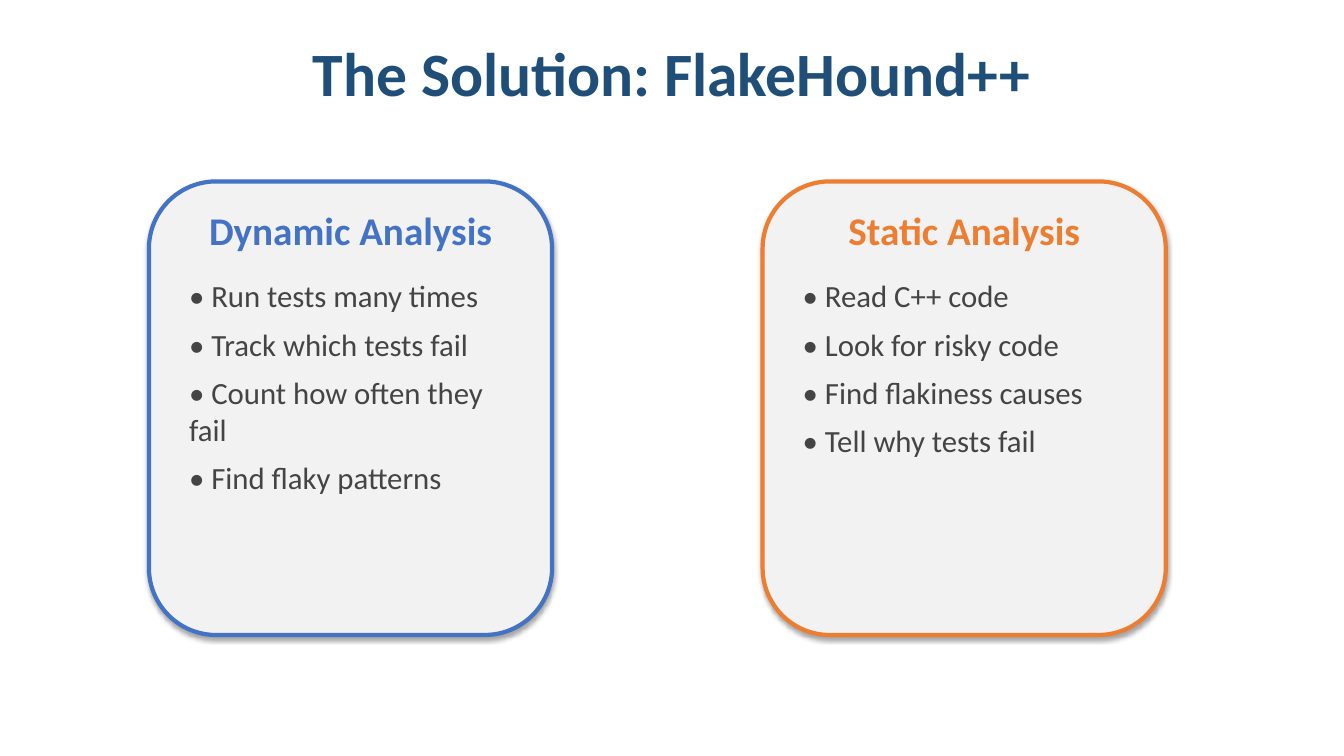
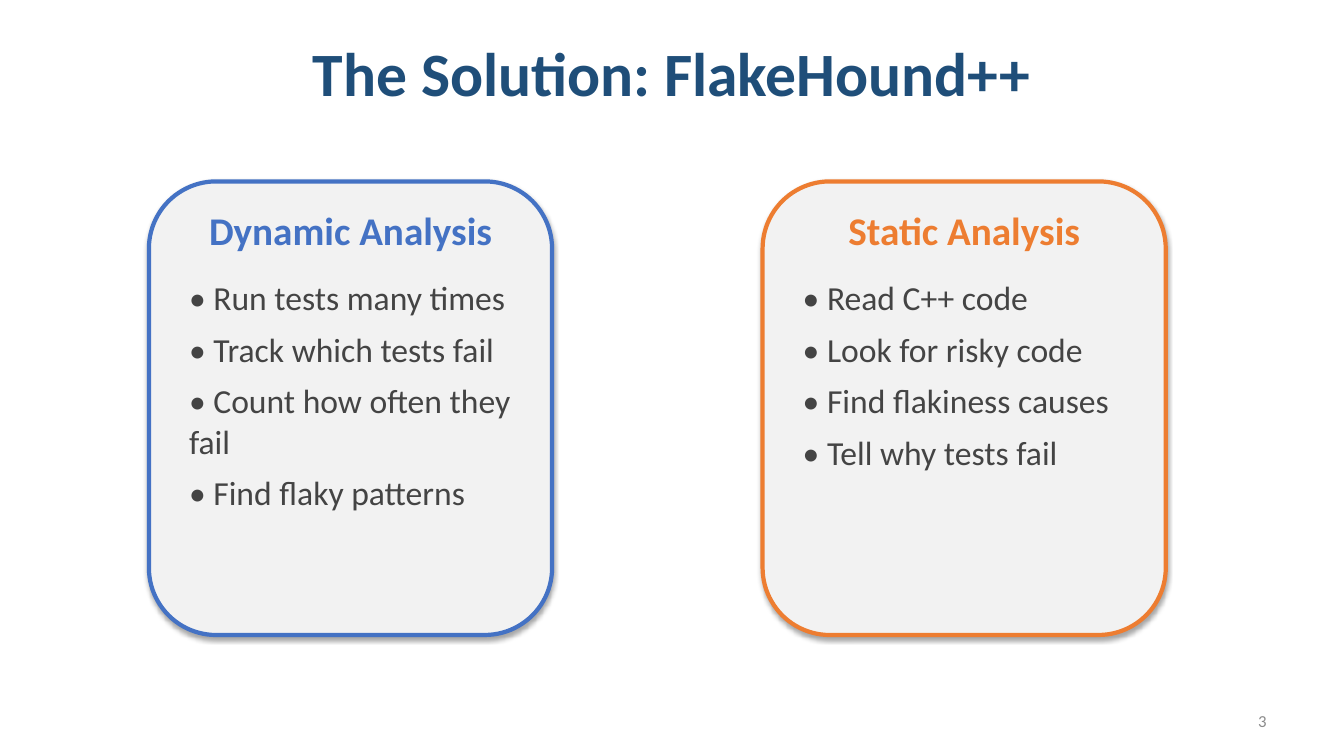
Before and after one commit to UniqueSwagger/FlakeHound-, a slide deck: slide 3 of FlakeHound_Presentation_Final.pptx. Drawn at 1344x756 pixels with LibreOffice and Linux fonts; fonts in the diff are those of the drawing. Boxes give left, top, right and bottom in pixels: in the first picture for what was removed or moved away, otherwise in the second. Text is boxed around its words. In the diff, an @@ line names an element or a change of style, - is before the commit and + after.

```diff
--- a/FlakeHound_Presentation_Final.pptx
+++ b/FlakeHound_Presentation_Final.pptx
@@ text "• Run tests many times" at bbox=[189, 287, 511, 511]: size 22 to 24 pt @@
@@ text "• Read C++ code" at bbox=[827, 286, 1109, 471]: size 22 to 24 pt @@
@@ page number added at bbox=[1258, 716, 1266, 727], 12 pt, text #8C8C8C @@
+3
```
Also in this commit, not shown: 6 other slides changed, 3 slides added, 6 slides removed, 8 other files.
